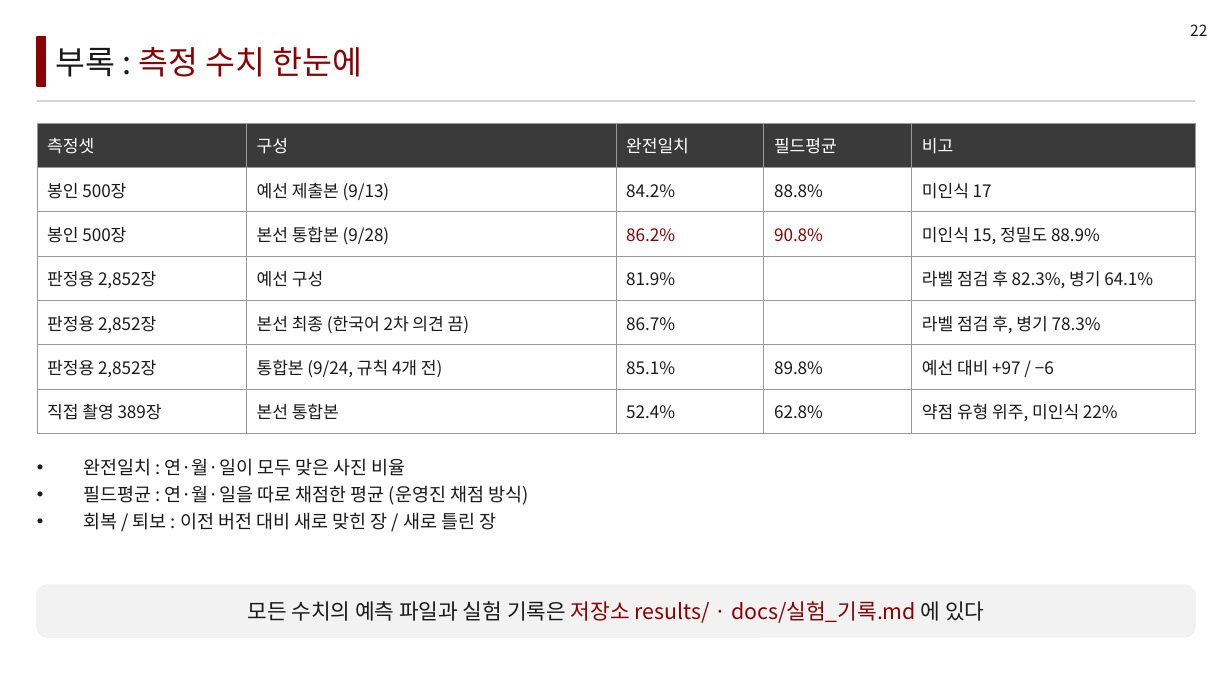
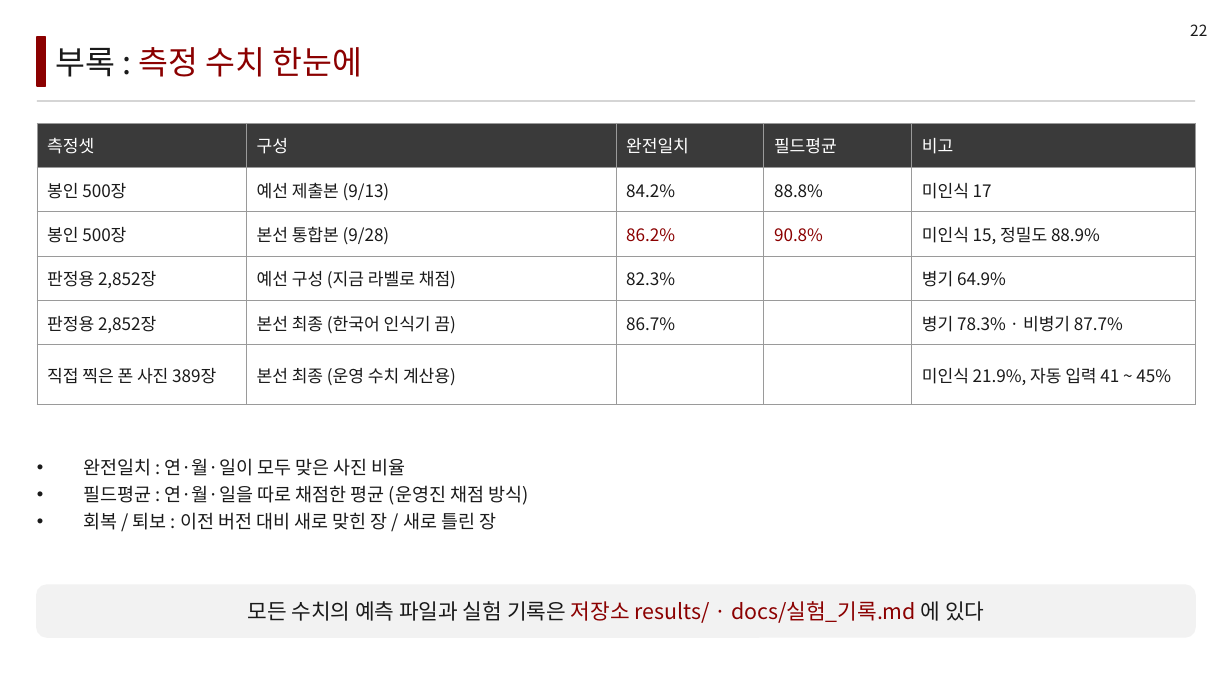
Before and after one commit to LEEbyeongchul/itda3-CODE-subway, a slide deck: slide 22 of 발표/[CODE]_서브웨이_본선발표.pptx. Drawn at 1232x693 pixels with LibreOffice and Linux fonts; fonts in the diff are those of the drawing. Boxes give left, top, right and bottom in pixels: in the first picture for what was removed or moved away, otherwise in the second. Text is boxed around its words. In the diff, an @@ line names an element or a change of style, - is before the commit and + after.

```diff
--- a/발표/[CODE]_서브웨이_본선발표.pptx
+++ b/발표/[CODE]_서브웨이_본선발표.pptx
@@ table at (37,123,1195,390) @@
-row 4: 판정용 2,852장 | 예선 구성 | 81.9% |  | 라벨 점검 후 82.3%, 병기 64.1%
-row 5: 판정용 2,852장 | 본선 최종 (한국어 2차 의견 끔) | 86.7% |  | 라벨 점검 후, 병기 78.3%
-row 6: 판정용 2,852장 | 통합본 (9/24, 규칙 4개 전) | 85.1% | 89.8% | 예선 대비 +97 / −6
-row 7: 직접 촬영 389장 | 본선 통합본 | 52.4% | 62.8% | 약점 유형 위주, 미인식 22%
+row 4: 판정용 2,852장 | 예선 구성 (지금 라벨로 채점) | 82.3% |  | 병기 64.9%
+row 5: 판정용 2,852장 | 본선 최종 (한국어 인식기 끔) | 86.7% |  | 병기 78.3% · 비병기 87.7%
+row 6: 직접 찍은 폰 사진 389장 | 본선 최종 (운영 수치 계산용) |  |  | 미인식 21.9%, 자동 입력 41 ~ 45%
```
Also in this commit, not shown: 10 other slides changed, 10 other files.
